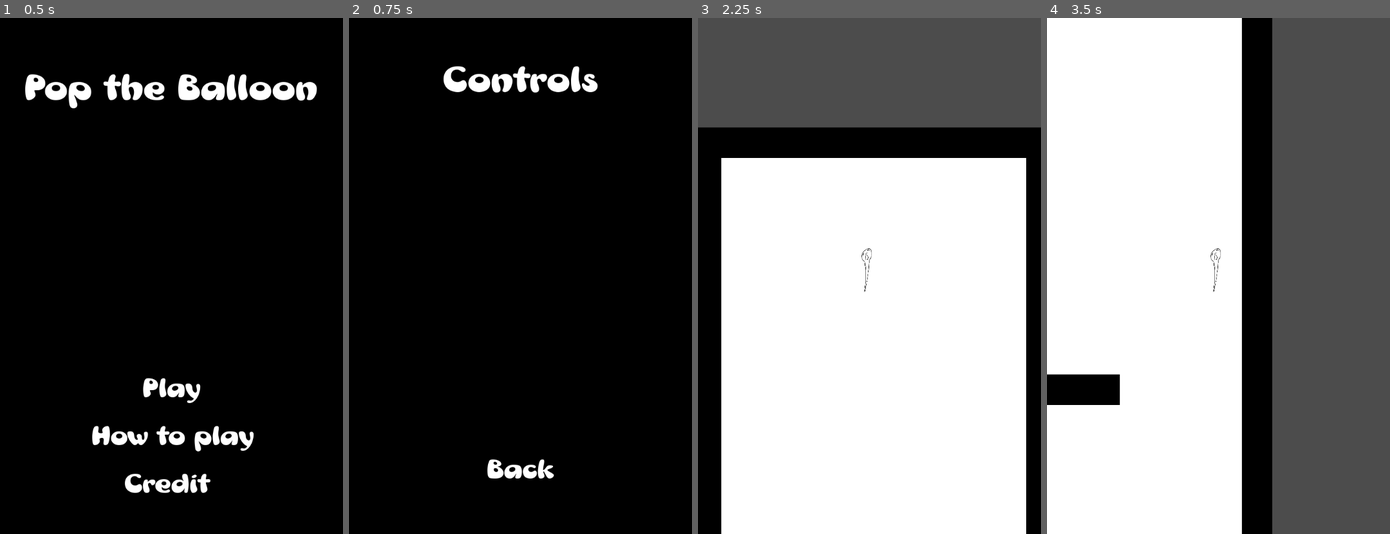
Above: before the commit, frames 1-4 (left to right).
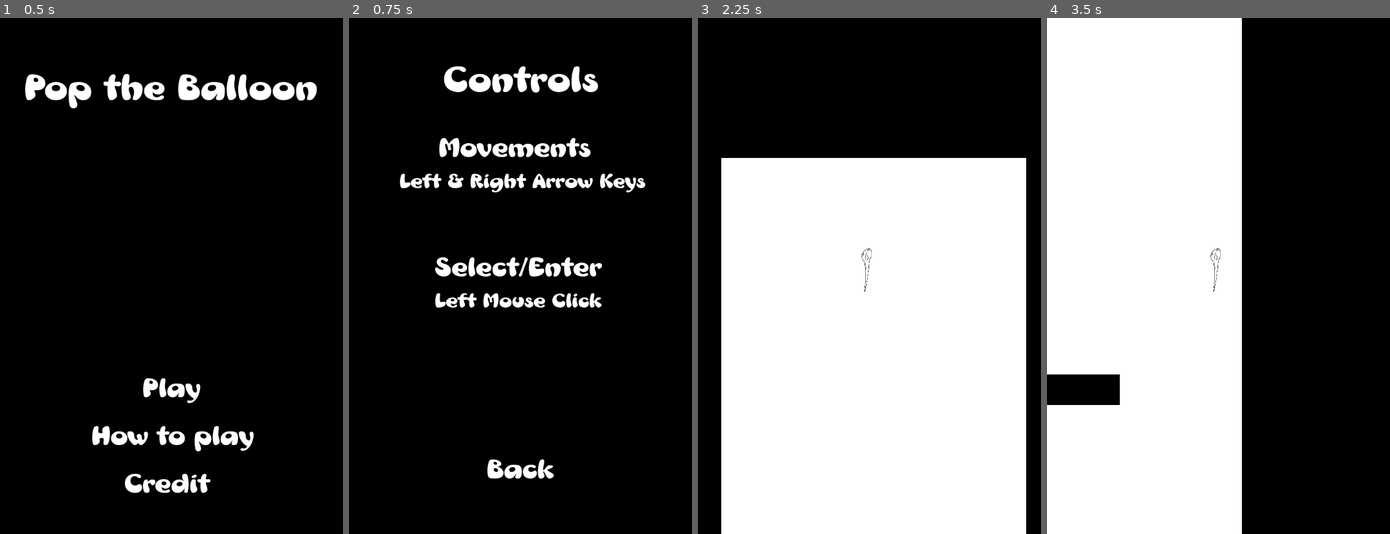
Above: after the commit, the same moments.

Repository: jhaydari72/DroptheBall1
Game: Godot game, scene res://Menu Screen/Menu Set Up .tscn
The game is run twice, just before and just after one commit, with the same random seed, the same clock (stepped at 60 frames per second) and the same inputs. The engine's default icon, where the game draws it, is replaced by a stand-in: a white triangle on a blue panel in a dark square.
Inputs:
- Up to frame 1 (0.5 s): no input
- Up to frame 2 (0.75 s): click "How to play" at 0.5 s
- Up to frame 3 (2.25 s): click "Back" at 1.25 s; click "Play" at 2 s
- Up to frame 4 (3.5 s): hold Right (ui_right) from 2.78 s (still down)

Frame 1 is identical in both runs. In frame 2, 4.1% of the frame differs, in the area x 14-87%, y 9-57%; in frame 3, 21%; in frame 4, 34%, in the area x 65-100%, y 0-100%.

Commit message:
How to play screen complete

Diff:
--- a/DroptheBall/How To Play Screen/How to Play Screen.tscn
+++ b/DroptheBall/How To Play Screen/How to Play Screen.tscn
@@ -7,8 +7,24 @@
 size = 81
 font_data = ExtResource( 2 )
 
+[sub_resource type="DynamicFont" id=3]
+size = 60
+font_data = ExtResource( 2 )
+
 [sub_resource type="DynamicFont" id=2]
 size = 60
+font_data = ExtResource( 2 )
+
+[sub_resource type="DynamicFont" id=4]
+size = 45
+font_data = ExtResource( 2 )
+
+[sub_resource type="DynamicFont" id=5]
+size = 60
+font_data = ExtResource( 2 )
+
+[sub_resource type="DynamicFont" id=6]
+size = 45
 font_data = ExtResource( 2 )
 
 [node name="How to Play Screen" type="Control"]
@@ -21,23 +37,38 @@
 [node name="Background Color" type="ColorRect" parent="."]
 anchor_right = 1.0
 anchor_bottom = 1.0
-margin_left = -91.0
-margin_top = -71.0
-margin_right = 100.0
-margin_bottom = 123.0
+margin_left = -83.5837
+margin_top = -66.7621
+margin_right = 107.416
+margin_bottom = 127.238
 color = Color( 0, 0, 0, 1 )
 __meta__ = {
 "_edit_use_anchors_": false
 }
 
-[node name="Label" type="Label" parent="."]
+[node name="Control Logo" type="Label" parent="."]
+margin_left = 1.05945
 margin_top = 100.0
-margin_right = 720.0
+margin_right = 721.06
 margin_bottom = 172.0
 custom_fonts/font = SubResource( 1 )
 text = "Controls"
 align = 1
 valign = 1
+
+[node name="Movement" type="Label" parent="."]
+margin_left = 188.361
+margin_top = 250.0
+margin_right = 509.361
+margin_bottom = 304.0
+custom_fonts/font = SubResource( 3 )
+custom_colors/font_color = Color( 1, 1, 1, 1 )
+text = "Movements"
+align = 1
+valign = 1
+__meta__ = {
+"_edit_use_anchors_": false
+}
 
 [node name="Back" type="Button" parent="."]
 anchor_left = 0.5
@@ -57,4 +88,40 @@
 __meta__ = {
 "_edit_use_anchors_": false
 }
+
+[node name="Keys" type="Label" parent="."]
+margin_left = 3.65345
+margin_top = 325.0
+margin_right = 723.654
+margin_bottom = 366.0
+custom_fonts/font = SubResource( 4 )
+custom_colors/font_color = Color( 1, 1, 1, 1 )
+text = "Left & Right Arrow Keys"
+align = 1
+valign = 1
+__meta__ = {
+"_edit_use_anchors_": false
+}
+
+[node name="Select " type="Label" parent="."]
+margin_left = 180.108
+margin_top = 500.0
+margin_right = 533.109
+margin_bottom = 554.0
+custom_fonts/font = SubResource( 5 )
+custom_colors/font_color = Color( 1, 1, 1, 1 )
+text = "Select/Enter"
+align = 1
+valign = 1
+
+[node name="Label" type="Label" parent="."]
+margin_left = 180.109
+margin_top = 575.0
+margin_right = 530.109
+margin_bottom = 616.0
+custom_fonts/font = SubResource( 6 )
+text = "Left Mouse Click"
+__meta__ = {
+"_edit_use_anchors_": false
+}
 [connection signal="pressed" from="Back" to="Back" method="_on_Back_pressed"]
--- a/DroptheBall/Levels/Level1.tscn
+++ b/DroptheBall/Levels/Level1.tscn
@@ -54,10 +54,20 @@
 
 [sub_resource type="Curve2D" id=5]
 _data = {
-"points": PoolVector2Array( 0, 0, 0, 0, 30.9418, 531.093, 0, 0, 0, 0, 635, 529.793, 0, 0, 0, 0, 31, 531.793 )
+"points": PoolVector2Array( 0, 0, 0, 0, 30.9418, 531.093, 0, 0, 0, 0, 593.605, 532.041, 0, 0, 0, 0, 31, 531.793 )
 }
 
 [node name="World" type="Node2D"]
+
+[node name="ColorRect" type="ColorRect" parent="."]
+margin_left = -3039.0
+margin_top = -4937.0
+margin_right = 5147.0
+margin_bottom = 5334.0
+color = Color( 0, 0, 0, 1 )
+__meta__ = {
+"_edit_use_anchors_": false
+}
 
 [node name="TileMap" type="TileMap" parent="."]
 tile_set = SubResource( 2 )
@@ -79,15 +89,15 @@
 position = Vector2( 438.817, -2300 )
 
 [node name="KinematicBody2D" type="KinematicBody2D" parent="."]
-position = Vector2( 125, 1500 )
+position = Vector2( 100, 1500 )
 
 [node name="CollisionShape2D" type="CollisionShape2D" parent="KinematicBody2D"]
 position = Vector2( 126, 231 )
 shape = SubResource( 4 )
 
 [node name="Path2D" type="Path2D" parent="KinematicBody2D"]
-position = Vector2( 2.10265, 0 )
-scale = Vector2( 0.996689, 1 )
+position = Vector2( 2.4007, 0 )
+scale = Vector2( 0.987056, 1 )
 curve = SubResource( 5 )
 script = ExtResource( 6 )
 
Not shown: 1 places in DroptheBall/How To Play Screen/How to Play Screen.tscn that only renumber resources
